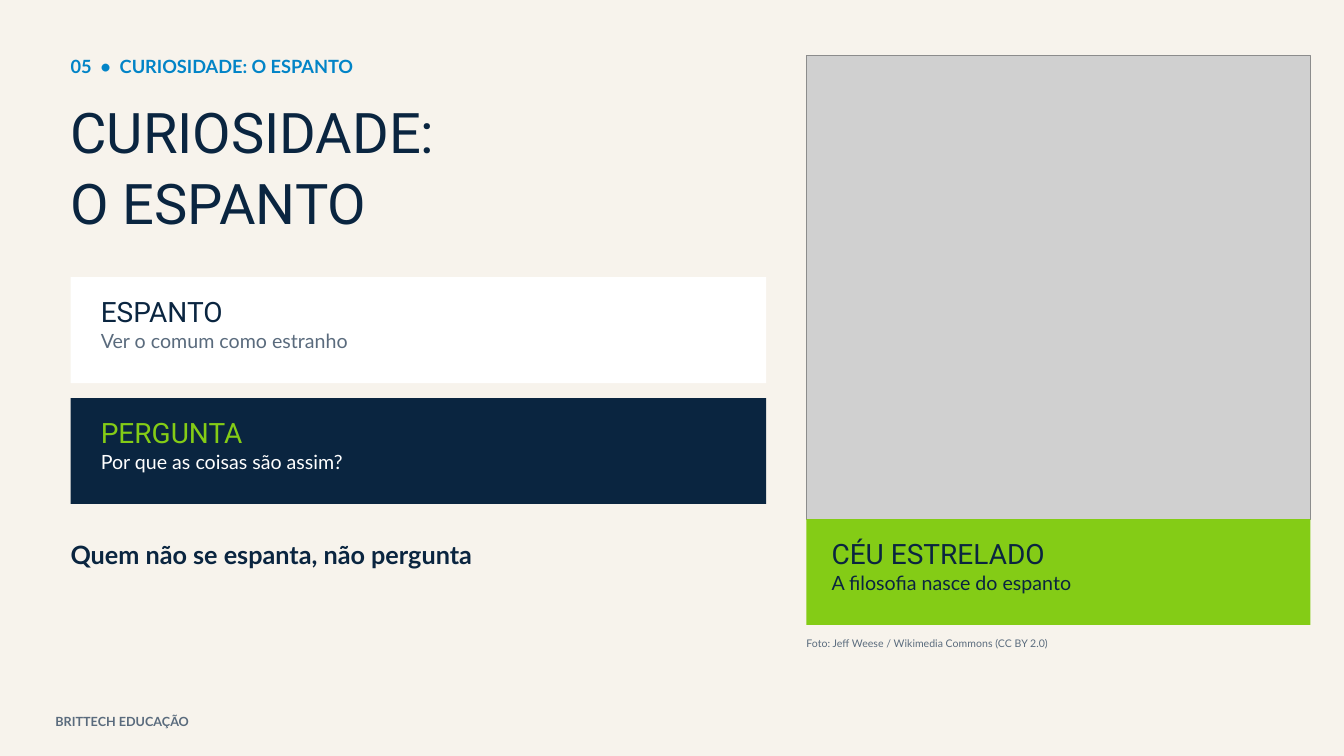
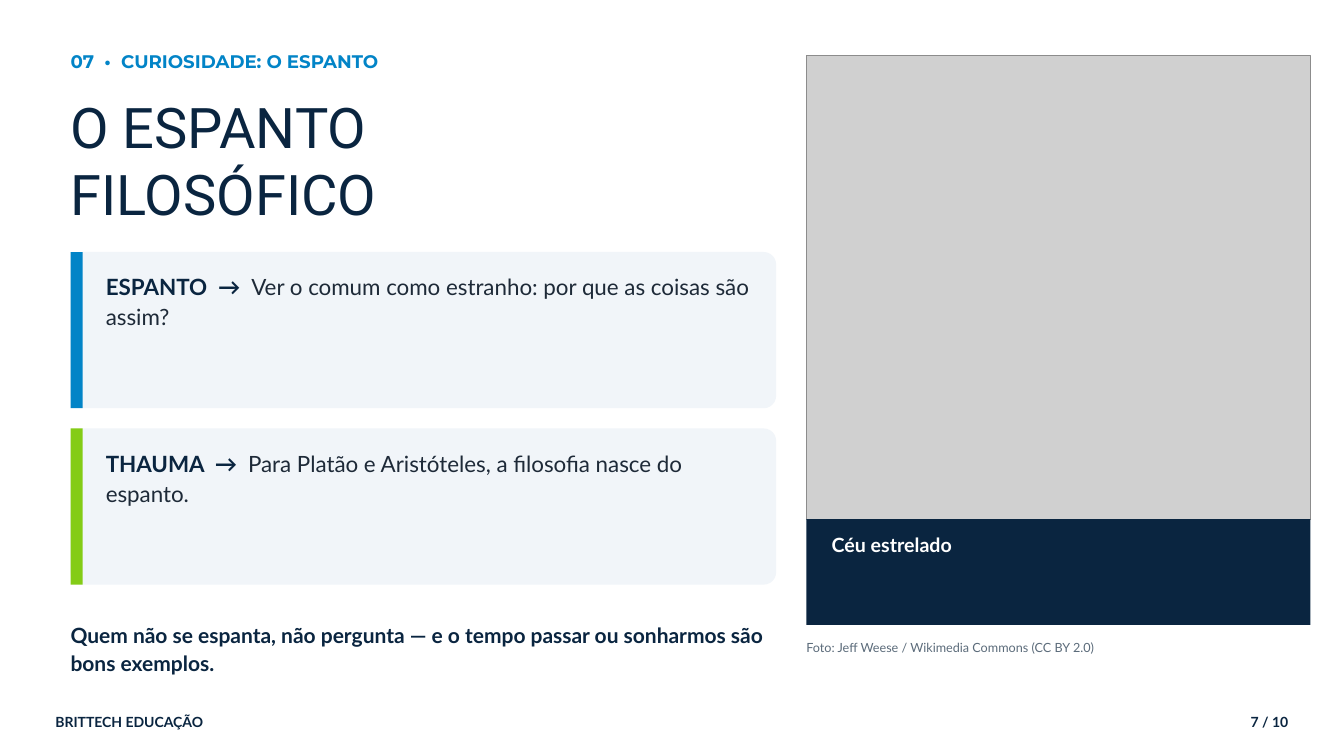
Before and after one commit to thiagollipe-web/brittech-educacao-aulas, a slide deck: slide 7 of ensino-medio/filosofia-1serie-o-que-e-filosofia.pptx (slide 5 before the commit). Drawn at 1344x756 pixels with LibreOffice and Linux fonts; fonts in the diff are those of the drawing; grey boxes stand for pictures. Boxes give left, top, right and bottom in pixels: in the first picture for what was removed or moved away, otherwise in the second. Text is boxed around its words. In the diff, an @@ line names an element or a change of style, - is before the commit and + after.

```diff
--- a/ensino-medio/filosofia-1serie-o-que-e-filosofia.pptx
+++ b/ensino-medio/filosofia-1serie-o-que-e-filosofia.pptx
@@ rectangle removed at [0,0,1344,756] @@
@@ text at [71,55,378,69]: text changed; font Lato to Montserrat @@
-05 • CURIOSIDADE: O ESPANTO
+07 • CURIOSIDADE: O ESPANTO
@@ text at [71,112,435,154]: paragraph removed @@
-CURIOSIDADE:
@@ text at [71,107,366,149]: line spacing 1.02 to 1; less space between paragraphs @@
@@ text at [71,164,377,216]: paragraph added @@
+FILOSÓFICO
@@ rounded rectangle added at [71,252,776,408], fill #F1F5F9 @@
@@ rectangle added at [71,252,83,408], fill #0284C7 @@
@@ rectangle removed at [71,277,766,383] @@
@@ text at [106,278,749,325]: text changed; size 14 to 16 pt; text colour #5A6B7D to #1E2A38 @@
-ESPANTO
-Ver o comum como estranho
+ESPANTO → Ver o comum como estranho: por que as coisas são assim?
@@ rectangle removed at [71,398,766,504] @@
@@ rounded rectangle added at [71,429,776,585], fill #F1F5F9 @@
@@ rectangle added at [71,429,83,585], fill #84CC16 @@
@@ text removed at [101,423,343,473] @@
-PERGUNTA
-Por que as coisas são assim?
@@ text added at [106,455,682,506], 16 pt, text #1E2A38 @@
+THAUMA → Para Platão e Aristóteles, a filosofia nasce do espanto.
@@ rectangle at [807,519,1311,625]: fill #84CC16 to #0A2540 @@
@@ text at [832,537,952,552]: text changed; text colour #0A2540 to #FFFFFF; bold on @@
-CÉU ESTRELADO
-A filosofia nasce do espanto
+Céu estrelado
@@ text at [71,627,763,675]: text changed; size 18 to 15 pt @@
-Quem não se espanta, não pergunta
+Quem não se espanta, não pergunta — e o tempo passar ou sonharmos são bons exemplos.
@@ text "Foto: Jeff Weese / Wikimedia ..." at [806,642,1094,654]: size 7.5 to 9 pt, text colour #5A6B7D to #5B6B7A @@
@@ text "BRITTECH EDUCAÇÃO" at [55,715,204,730]: size 9 to 10 pt, text colour #5A6B7D to #0A2540 @@
@@ text added at [1251,716,1288,727], 10 pt, text #0A2540, bold @@
+7 / 10
```
Also in this commit, not shown: 3 other slides changed, 6 slides added, 4 slides removed, 4 other files.
